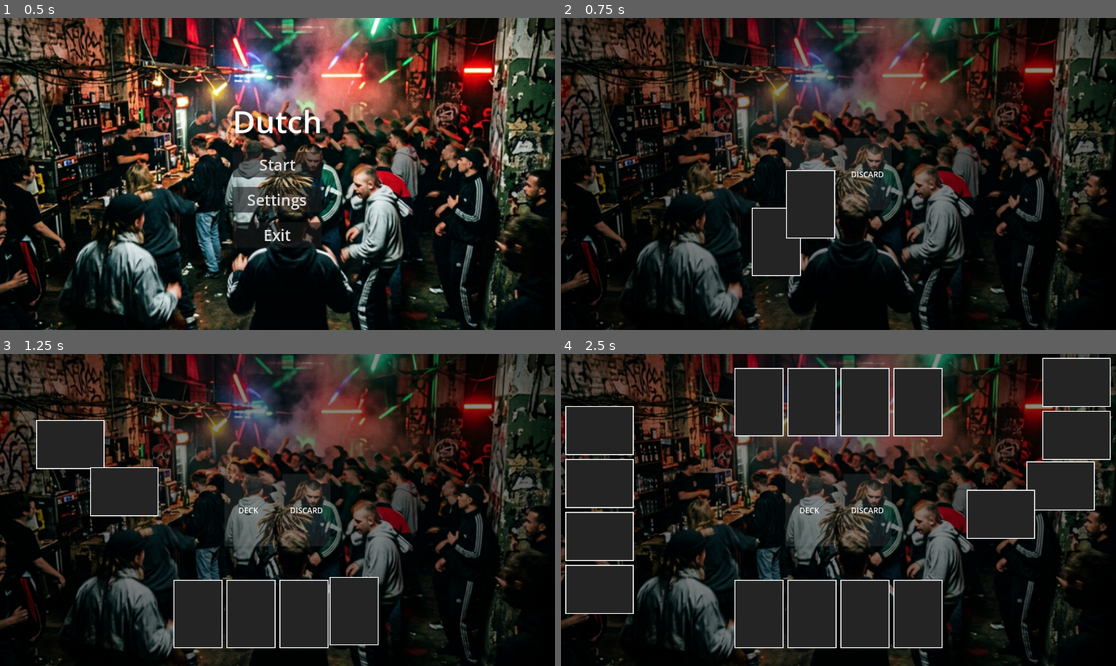
Above: before the commit, frames 1-4 (two rows, left to right).
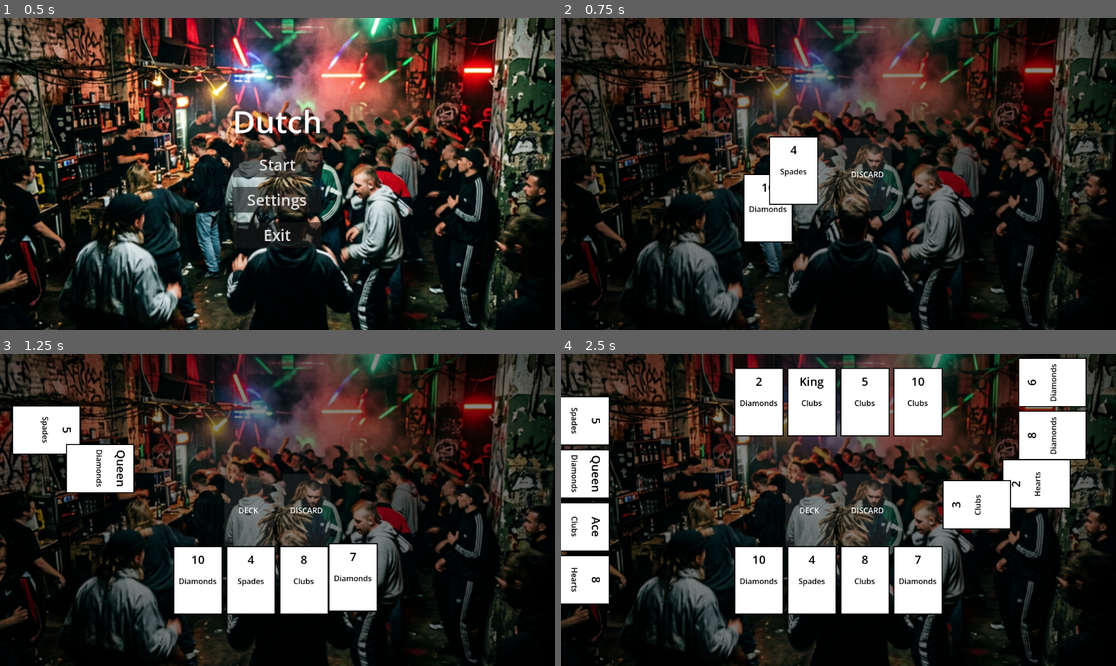
Above: after the commit, the same moments.

Repository: DinVin24/dutch
Game: Godot game, scene res://main_menu.tscn
The game is run twice, just before and just after one commit, with the same random seed, the same clock (stepped at 60 frames per second) and the same inputs.
Inputs (mouse positions are in pixels of both pictures, inside the frame that each line leads up to):
- Up to frame 1 (0.5 s): no input
- Up to frame 2 (0.75 s): click "Start" at 0.5 s
- Up to frame 3 (1.25 s): no input
- Up to frame 4 (2.5 s): move the mouse to (760, 612) at 1.27 s; click (760, 612) at 1.42 s; move the mouse to (810, 612) at 2.02 s; click (810, 612) at 2.17 s

Frame 1 is identical in both runs. In frame 2, 5.1% of the frame differs, in the area x 32-50%, y 37-83%; in frame 3, 16%; in frame 4, 36%, in the area x 0-100%, y 1-95%.
Error before the commit: Cannot call method 'show' on a null value. (res://card.gd:20)

Commit message:
Fix card visibility bug and right-side centering issues

Diff:
--- a/card.gd
+++ b/card.gd
@@ -13,9 +13,17 @@
 
 func setup(p_data: CardData):
 	data = p_data
+	# If we are already in the tree (e.g. setup called after add_child), update now
+	if is_node_ready():
+		_update_visuals()
+
+func _ready():
+	# This ensures visuals are set once the node enters the tree and @onready is done
 	_update_visuals()
 
 func _update_visuals():
+	if not data: return
+
 	if data.is_face_up:
 		front_face.show()
 		back_face.hide()
--- a/game_board.gd
+++ b/game_board.gd
@@ -45,16 +45,24 @@
 		var marker = positions[p_idx]
 		var is_vertical = (marker == player_pos_left or marker == player_pos_right)
 
-		# Selection of centering/spread logic
+		# Define spread total height/width
+		var total_spread = card_spacing * (cards_per_player - 1)
+
+		# Base target positions relative to marker
 		var start_pos: Vector2
 		if is_vertical:
-			# Vertical spread logic for Left/Right
-			var start_y = marker.global_position.y - (card_spacing * (cards_per_player - 1)) / 2.0 - (card_width / 2.0)
+			# For vertical layouts, center the spread around the marker's Y
+			var start_y = marker.global_position.y - (total_spread / 2.0)
+			# Move Right side slightly lower as per user request (added 20px)
+			if marker == player_pos_right:
+				start_y += 20
 			start_pos = Vector2(marker.global_position.x, start_y)
 		else:
-			# Horizontal spread logic for Top/Bottom
-			var start_x = marker.global_position.x - (card_spacing * (cards_per_player - 1)) / 2.0 - (card_width / 2.0)
-			start_pos = Vector2(start_x, marker.global_position.y - 70)
+			# For horizontal layouts (Top/Bottom), center around marker's X
+			var start_x = marker.global_position.x - (total_spread / 2.0)
+			# Offset from markers slightly
+			var y_offset = -70 if marker == player_pos_bottom else 0
+			start_pos = Vector2(start_x, marker.global_position.y + y_offset)
 
 		for i in range(cards_per_player):
 			var card_data_dict = GameManager.deck_manager.draw_card()
@@ -65,29 +73,38 @@
 			card_data.suit = card_data_dict.suit
 			card_data.rank = card_data_dict.rank
 			card_data.value = card_data_dict.value
-
-			# User request: All cards face-up for verification
 			card_data.is_face_up = true
 
+			# IMPORTANT: Setup happens before add_child,
+			# but CardUI._ready handles the visual update now.
 			card_inst.setup(card_data)
-			add_child(card_inst)
 
-			# Handle rotation for side players
+			# Rotation
 			if marker == player_pos_left:
 				card_inst.rotation_degrees = 90
 			elif marker == player_pos_right:
 				card_inst.rotation_degrees = -90
 
-			# Position calculations based on orientation
-			var target_pos: Vector2
+			add_child(card_inst)
+
+			# Target calculations
+			var spread_offset = i * card_spacing
+			var final_target = start_pos
 			if is_vertical:
-				target_pos = Vector2(start_pos.x, start_pos.y + (i * card_spacing))
+				final_target.y += spread_offset
 			else:
-				target_pos = Vector2(start_pos.x + (i * card_spacing), start_pos.y)
+				final_target.x += spread_offset
 
-			card_inst.global_position = deck_area.global_position
+			# COMPENSATE FOR PIVOT (center of 100x140 card is 50,70)
+			# This makes the CENTER of the card match the target coordinate
+			var visual_center = Vector2(50, 70)
+			card_inst.global_position = final_target - visual_center
+
+			# Spawn at deck
+			var spawn_pos = deck_area.global_position - visual_center
+			card_inst.global_position = spawn_pos
 
 			var tween = create_tween()
-			tween.tween_property(card_inst, "global_position", target_pos, 0.4).set_trans(Tween.TRANS_QUAD).set_ease(Tween.EASE_OUT)
+			tween.tween_property(card_inst, "global_position", final_target - visual_center, 0.4).set_trans(Tween.TRANS_QUAD).set_ease(Tween.EASE_OUT)
 
 			await get_tree().create_timer(0.1).timeout
